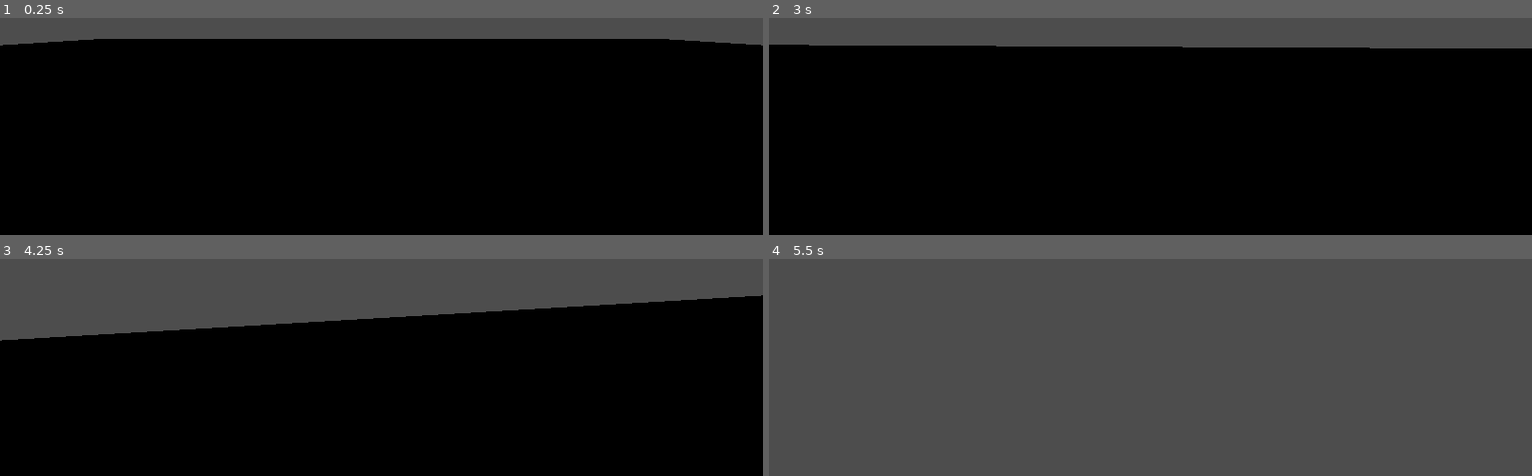
Above: before the commit, frames 1-4 (two rows, left to right).
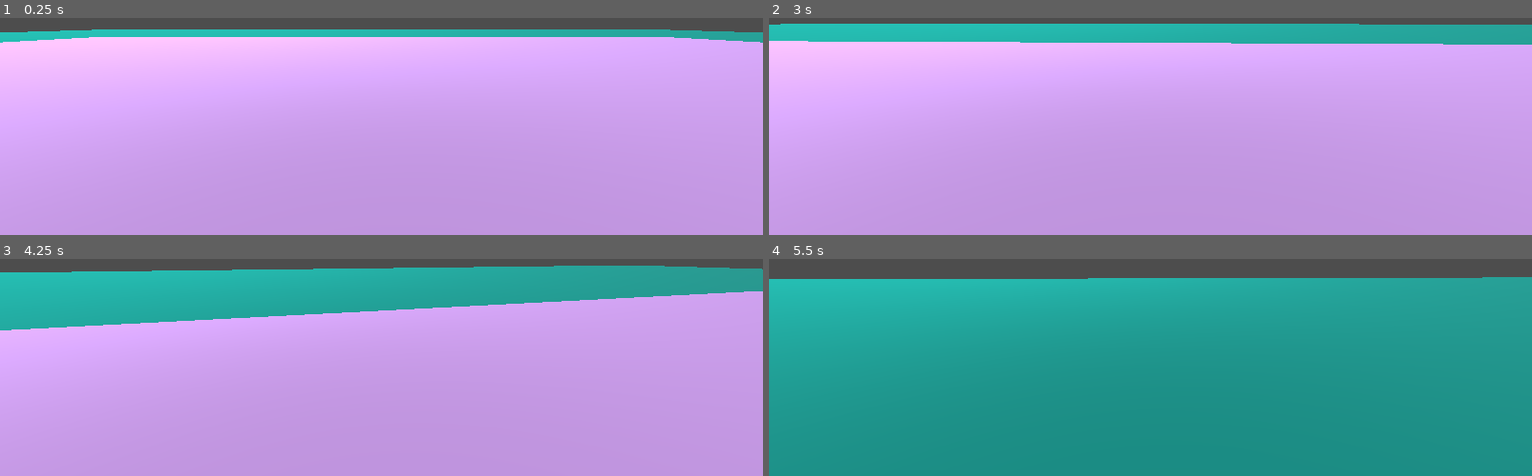
Above: after the commit, the same moments.

Repository: Maurice438361/SlimeClash
Game: Godot game, scene res://Scenes/world.tscn
Two runs of this game, one before a commit and one after it. Both use one fixed random seed, a clock stepped at 60 frames per second and the inputs below.
Inputs (mouse positions are in pixels of both pictures, inside the frame that each line leads up to):
- Up to frame 1 (0.25 s): no input
- Up to frame 2 (3 s): tap Enter at 0.5 s; move the mouse to (1188, 20) at 0.52 s; hold W (up) from 0.53 s (still down); tap Space (jump) at 0.77, 1.52 s; move the mouse to (1112, 22) at 1.27 s; move the mouse to (outside the picture) at 2.02 s; move the mouse to (1142, 28) at 2.77 s
- Up to frame 3 (4.25 s): keep holding W (up); tap Space (jump) at 3.02, 3.77 s; move the mouse to (434, 267) at 3.52 s
- Up to frame 4 (5.5 s): keep holding W (up); move the mouse to (outside the picture) at 4.27 s; tap Space (jump) at 4.52 s; move the mouse to (1158, 263) at 5.02 s

The runs differ from the first frame. In frame 1, 95% of the frame differs, in the area x 0-100%, y 5-100%; in frame 2, 97%, in the area x 0-100%, y 2-100%; in frame 3, 96%; in frame 4, 91%.

Commit message:
Adding borders and ' ocean'
adding borders and a background element so that we have a place where we can do our testing

Diff:
--- a/slimeclash/Scenes/world.tscn
+++ b/slimeclash/Scenes/world.tscn
@@ -1,6 +1,8 @@
-[gd_scene load_steps=5 format=3 uid="uid://c83d7qwec7hga"]
+[gd_scene load_steps=8 format=3 uid="uid://c83d7qwec7hga"]
 
 [ext_resource type="PackedScene" uid="uid://btexn452patpm" path="res://Objects/player.tscn" id="1_a02cp"]
+
+[sub_resource type="BoxShape3D" id="BoxShape3D_a02cp"]
 
 [sub_resource type="QuadMesh" id="QuadMesh_yp4wr"]
 size = Vector2(50, 50)
@@ -9,23 +11,53 @@
 [sub_resource type="StandardMaterial3D" id="StandardMaterial3D_yp4wr"]
 albedo_color = Color(0.862149, 0.664195, 1, 1)
 
-[sub_resource type="BoxShape3D" id="BoxShape3D_a02cp"]
+[sub_resource type="BoxShape3D" id="BoxShape3D_go701"]
+
+[sub_resource type="StandardMaterial3D" id="StandardMaterial3D_5a7ea"]
+albedo_color = Color(0, 0.624433, 0.586008, 1)
+
+[sub_resource type="QuadMesh" id="QuadMesh_8j60k"]
+size = Vector2(100, 100)
+orientation = 1
 
 [node name="World" type="Node3D"]
+transform = Transform3D(1, 0, 0, 0, 1, 0, 0, 0, 1, -0.200516, -3.8147e-06, 0.0847015)
 
 [node name="Floor" type="StaticBody3D" parent="."]
 
+[node name="CollisionShape3D" type="CollisionShape3D" parent="Floor"]
+transform = Transform3D(50, 0, 0, 0, 1, 0, 0, 0, 50, 0, -0.5, 0)
+shape = SubResource("BoxShape3D_a02cp")
+
 [node name="MeshInstance3D" type="MeshInstance3D" parent="Floor"]
-transform = Transform3D(1, 0, 0, 0, 1, 0, 0, 0, 1, 0.0175171, 0, -0.0127983)
 mesh = SubResource("QuadMesh_yp4wr")
 surface_material_override/0 = SubResource("StandardMaterial3D_yp4wr")
 
-[node name="CollisionShape3D" type="CollisionShape3D" parent="Floor"]
-transform = Transform3D(50, 0, 0, 0, 1, 0, 0, 0, 50, 0.134632, -0.311718, -0.08218)
-shape = SubResource("BoxShape3D_a02cp")
-
 [node name="DirectionalLight3D" type="DirectionalLight3D" parent="."]
-transform = Transform3D(1, 0, 0, 0, 1, 0, 0, 0, 1, 21.1222, 11.8123, 0)
+transform = Transform3D(0.707107, -0.5, 0.5, 0, 0.707107, 0.707107, -0.707107, -0.5, 0.5, 25, 25, 25)
 
 [node name="Player" parent="." instance=ExtResource("1_a02cp")]
 transform = Transform3D(1, 0, 0, 0, 1, 0, 0, 0, 1, 0, 1.00508, 0)
+
+[node name="Map borders" type="StaticBody3D" parent="."]
+
+[node name="CollisionShapeBorder1" type="CollisionShape3D" parent="Map borders"]
+transform = Transform3D(50, 0, 0, 0, 10, 0, 0, 0, 1, 0, 5, 25.5)
+shape = SubResource("BoxShape3D_go701")
+
+[node name="CollisionShapeBorder2" type="CollisionShape3D" parent="Map borders"]
+transform = Transform3D(50, 0, 0, 0, 10, 0, 0, 0, 1, 0, 5, -25.5)
+shape = SubResource("BoxShape3D_go701")
+
+[node name="CollisionShapeBorder3" type="CollisionShape3D" parent="Map borders"]
+transform = Transform3D(-2.18557e-06, 0, 1, 0, 10, 0, -50, 0, -4.37114e-08, 25.5, 5, 0)
+shape = SubResource("BoxShape3D_go701")
+
+[node name="CollisionShapeBorder4" type="CollisionShape3D" parent="Map borders"]
+transform = Transform3D(-2.18557e-06, 0, 1, 0, 10, 0, -50, 0, -4.37114e-08, -25.5, 5, 0)
+shape = SubResource("BoxShape3D_go701")
+
+[node name="MeshOcean" type="MeshInstance3D" parent="Map borders"]
+transform = Transform3D(1, 0, 0, 0, 1, 0, 0, 0, 1, -0.0888596, -0.1, -0.173302)
+material_override = SubResource("StandardMaterial3D_5a7ea")
+mesh = SubResource("QuadMesh_8j60k")
